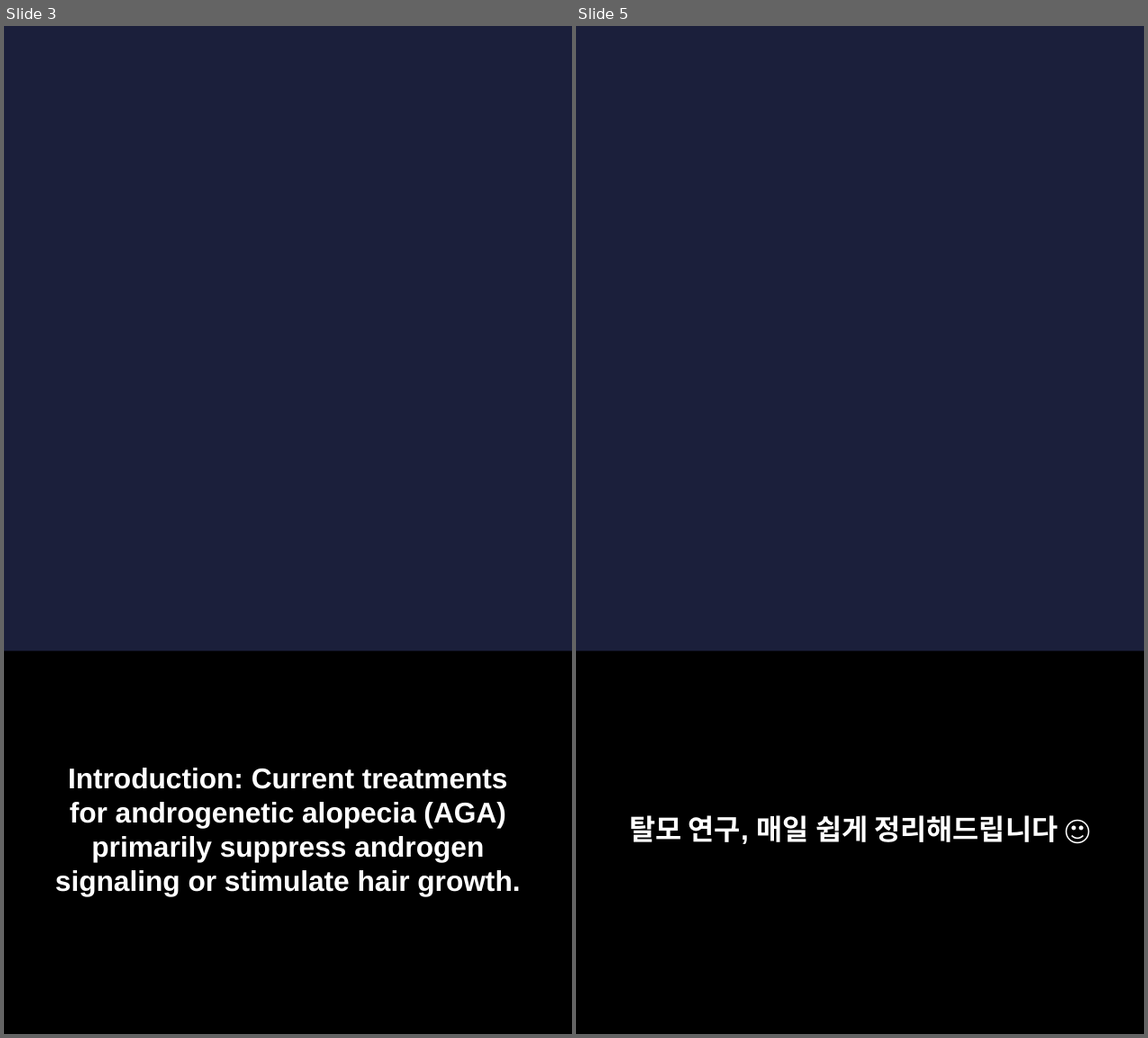
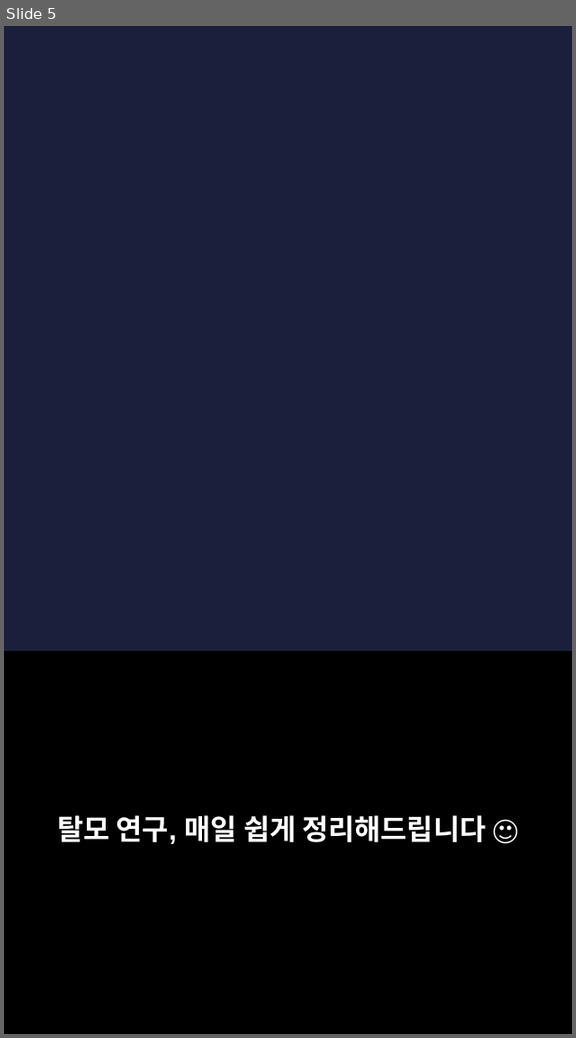
Before and after one commit to hyokang2010-BJ-ANTH/product-builder-test, a slide deck: pwa/data/latest/slides.pptx. Shown side by side, each under a label of ours: slides 3 and 5 before the commit, slide 5 after it; the slides between them are not shown. The pictures are 1148x1038 and 576x1038 pixels, drawn with LibreOffice and Linux fonts; fonts in the diff are those of the drawing; background and template pictures are left out. Boxes give left, top, right and bottom in pixels: in the first picture for what was removed or moved away, otherwise in the second. Text is boxed around its words. In the diff, an @@ line names an element or a change of style, - is before the commit and + after.

```diff
--- a/pwa/data/latest/slides.pptx
+++ b/pwa/data/latest/slides.pptx
@@ slide 3 removed at (4,26,572,1034), background picture (left out) @@
@@ rectangle removed at (4,652,572,1034) @@
@@ text removed at (55,768,520,896) @@
-Introduction: Current treatments for androgenetic alopecia (AGA) primarily suppress androgen signaling or stimulate hair growth.
```
Also in this commit, not shown: 2 slides changed, 4 slides added, 4 other slides removed, 26 other files.
